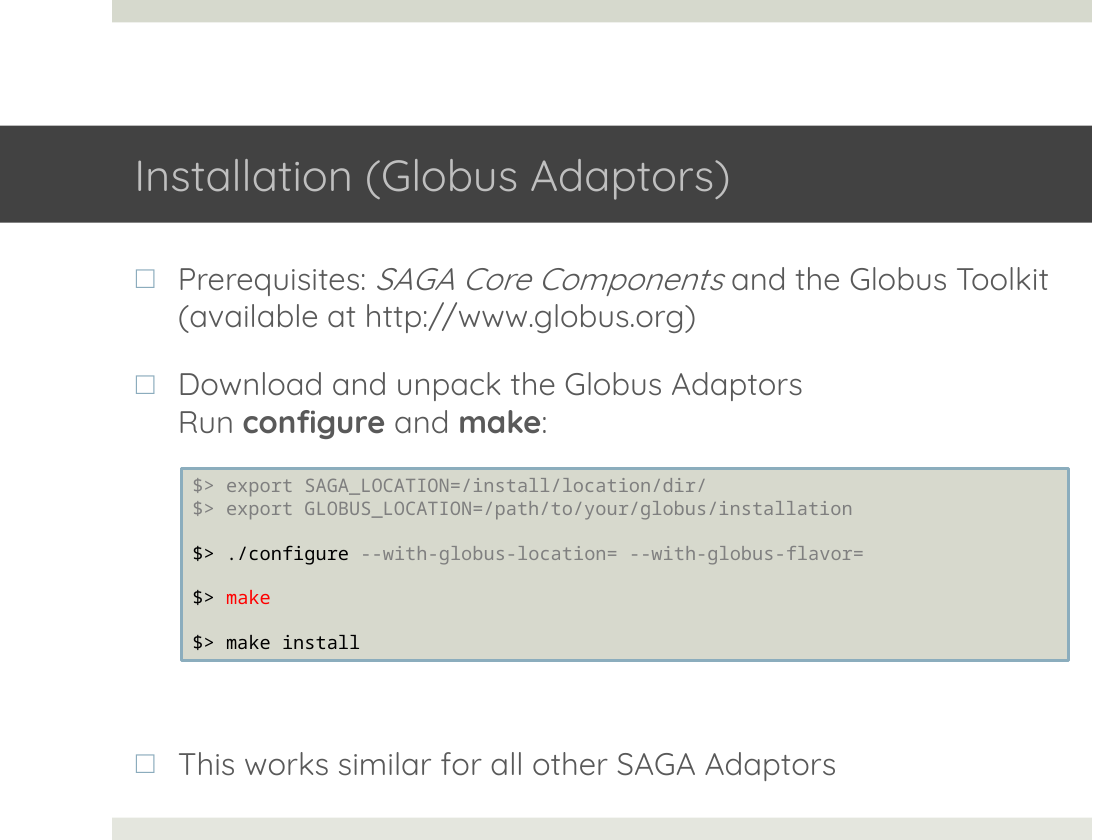
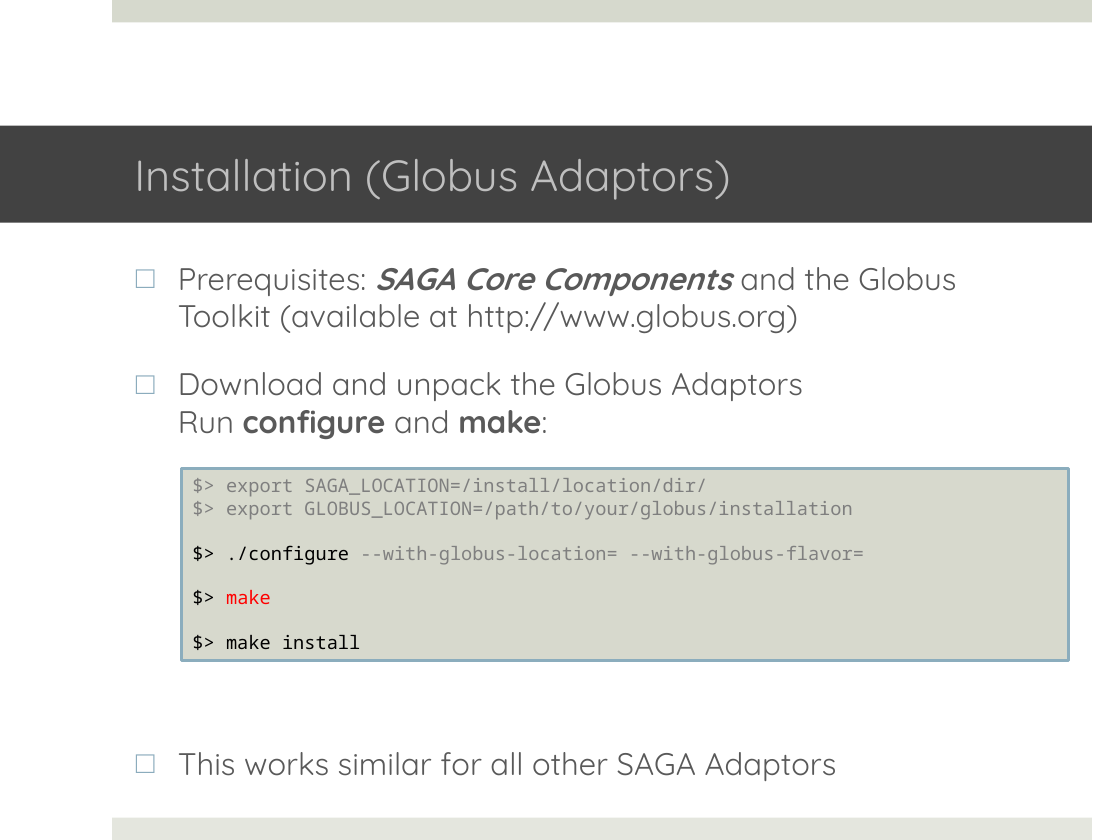
Before and after one commit to saga-project/saga-cpp-legacy-projects, a slide deck: slide 6 of tutorial/general_tutorial/Installation.pptx. Drawn at 1120x840 pixels with LibreOffice and Linux fonts; fonts in the diff are those of the drawing; background and template pictures are left out. Boxes give left, top, right and bottom in pixels: in the first picture for what was removed or moved away, otherwise in the second. Text is boxed around its words. In the diff, an @@ line names an element or a change of style, - is before the commit and + after.

```diff
--- a/tutorial/general_tutorial/Installation.pptx
+++ b/tutorial/general_tutorial/Installation.pptx
@@ text at (x1=178, y1=267, x2=956, y2=333): bold on in "SAGA Core Components" @@
```
Also in this commit, not shown: 2 slides added, 1 other file.
